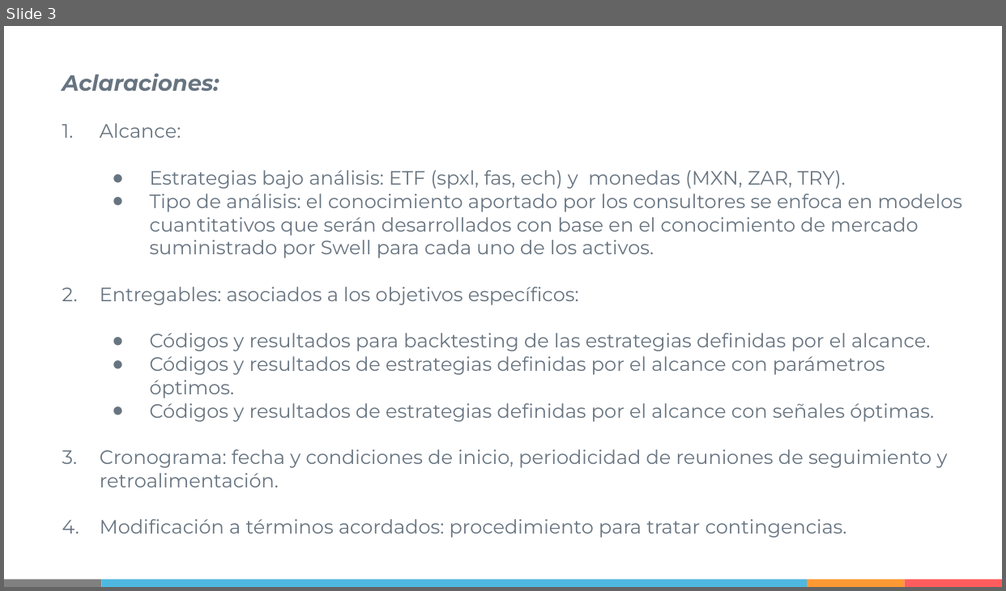
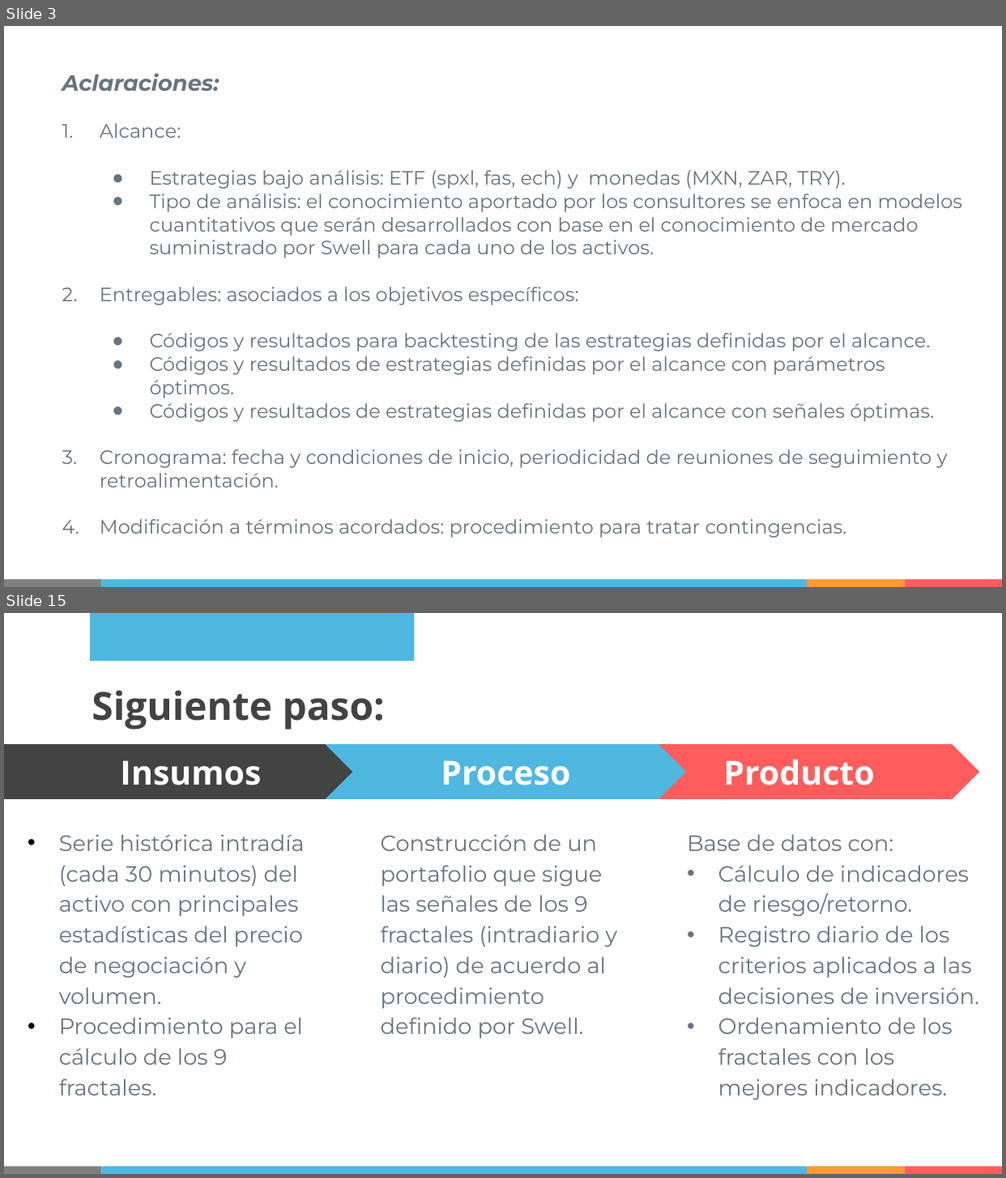
Before and after one commit to IISOS/Swell_2_Optimizacion_estrategias, a slide deck: Presentaciones/Swell - Optimización de estrategias - Plan de trabajo.pptx. Shown one above the other, each under a label of ours: slide 3 before the commit, slides 3 and 15 after it; the slides between them are not shown. The pictures are 1006x591 and 1006x1178 pixels, drawn with LibreOffice and Linux fonts; fonts in the diff are those of the drawing. Boxes give left, top, right and bottom in pixels: in the first picture for what was removed or moved away, otherwise in the second. Text is boxed around its words. In the diff, an @@ line names an element or a change of style, - is before the commit and + after.

Commit message:
Base Datos

```diff
--- a/Presentaciones/Swell - Optimización de estrategias - Plan de trabajo.pptx
+++ b/Presentaciones/Swell - Optimización de estrategias - Plan de trabajo.pptx
@@ slide 15 added at [4, 613, 1002, 1174], background #FFFFFF; not listed: 4 template elements that a slide beside it also shows @@
@@ rectangle added at [90, 613, 414, 661], fill #4EB8E1 @@
@@ title added at [91, 690, 385, 730], 28 pt, text #434343, bold @@
+Siguiente paso:
@@ pentagon arrow added at [4, 745, 391, 799], fill #434343, 24 pt, text #FFFFFF, bold @@
+Insumos
@@ chevron added at [326, 745, 687, 799], fill #4EB8E1, 24 pt, text #FFFFFF, bold @@
+Proceso
@@ chevron added at [619, 745, 980, 799], fill #FF5D5D, 24 pt, text #FFFFFF, bold @@
+Producto
@@ text added at [59, 834, 305, 1096], 16 pt, text #677480 @@
+• Serie histórica intradía (cada 30 minutos) del activo con principales estadísticas del precio de negociación y volumen.
+• Procedimiento para el cálculo de los 9 fractales.
@@ text added at [381, 834, 617, 1039], 16 pt, text #677480 @@
+Construcción de un portafolio que sigue las señales de los 9 fractales (intradiario y diario) de acuerdo al procedimiento definido por Swell.
@@ text added at [687, 834, 978, 1101], 16 pt, text #677480 @@
+Base de datos con:
+• Cálculo de indicadores de riesgo/retorno.
+• Registro diario de los criterios aplicados a las decisiones de inversión.
+• Ordenamiento de los fractales con los mejores indicadores.
```
Also in this commit, not shown: 1 slide changed, 15 other slides added, 11 other files.
